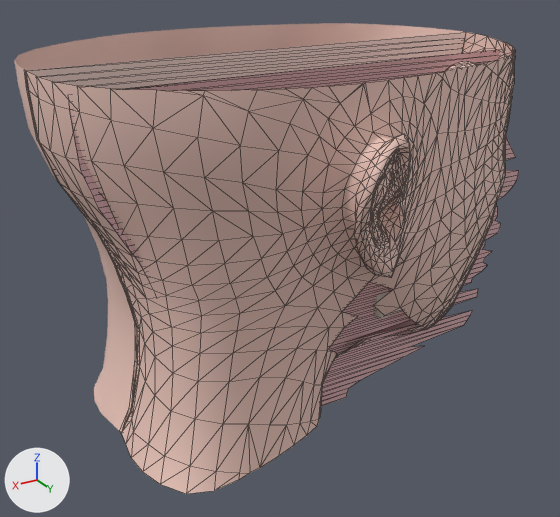
Two versions of the glTF model front/public/boca3d/cara.glb, one commit apart.
Both versions are drawn from a camera (50 mm lens) standing at (8.19, 11.52, 5.91) and looking at (1.26, -0.03, 0.13). The lights are fixed; the arrows at lower left show +X, +Y and +Z. The older version comes first. Mesh edges are drawn as thin lines on the coarser meshes. Where no turn or scale is listed for an object, it has been applied to the vertices.

Objects in the first picture: 'cabeza_cercana', 'cabeza_lejana', 'corte_craneo', 'pared_lejana' and 2 more.
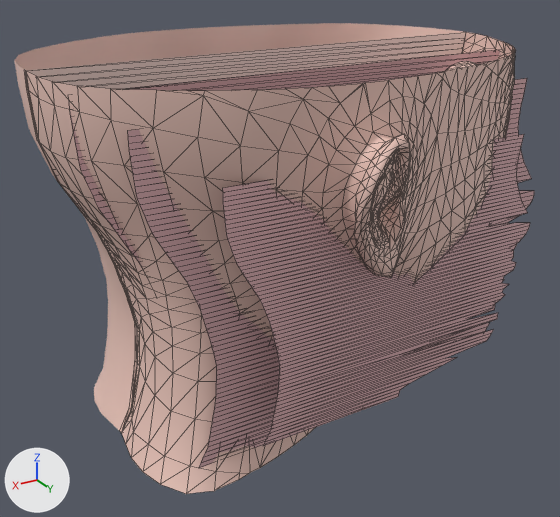
What differs and where, as boxes [x1, y1, x2, y2] in the pictures (560 x 517 px):
```json
{"object": "pared_lejana_3", "change": "added", "after": [222, 134, 530, 446]}
{"object": "pared_lejana_2", "change": "added", "after": [128, 78, 534, 468]}
```

Scene script edits in JSON lines:
```json
{"op": "add", "block": "me_pared_lejana_3", "code": ["me_pared_lejana_3 = bpy.data.meshes.new('pared_lejana_3')", "me_pared_lejana_3.from_pydata(...)  # 134 vertices, 132 faces; spans x -2.16..3.84, y 2.8, z -1.58..2.74", "me_pared_lejana_3.materials.append(mat_pared)  # pink #daadb1"]}
{"op": "add", "block": "me_pared_lejana_2", "code": ["me_pared_lejana_2 = bpy.data.meshes.new('pared_lejana_2')", "me_pared_lejana_2.from_pydata(...)  # 134 vertices, 132 faces; spans x -3.0..4.82, y 2.1, z -2.15..3.48", "me_pared_lejana_2.materials.append(mat_pared)  # pink #daadb1"]}
{"op": "add", "block": "ob_pared_lejana_3", "code": ["ob_pared_lejana_3 = bpy.data.objects.new('pared_lejana_3', me_pared_lejana_3)", "ob_pared_lejana_3.location = (0.0, 0.0, 0.0)"]}
{"op": "add", "block": "ob_pared_lejana_2", "code": ["ob_pared_lejana_2 = bpy.data.objects.new('pared_lejana_2', me_pared_lejana_2)", "ob_pared_lejana_2.location = (0.0, 0.0, 0.0)"]}
```
